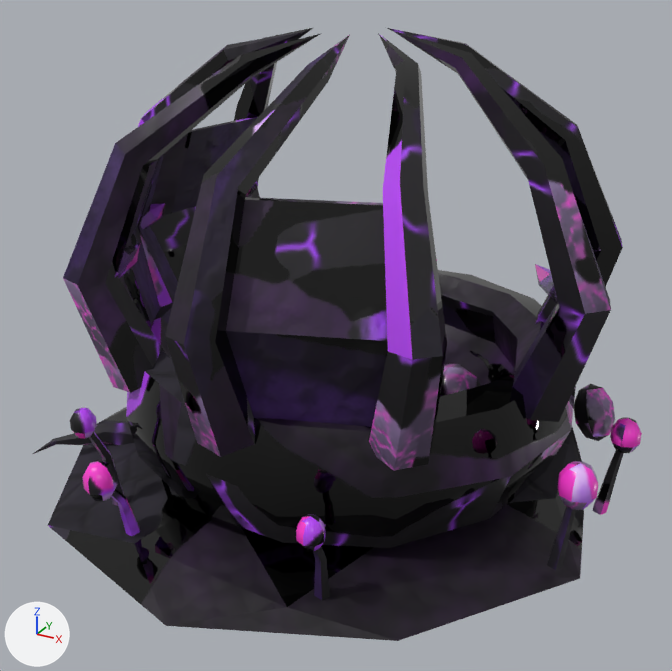
Renders of the FBX model modelos/catalogo/edificios_monstruos/nido_monstruo/nido_monstruo.fbx from each side of a commit.
Before and after are seen from a 50 mm lens placed at (0.175, -0.329, 0.222), pointed at (-0.003, -0.006, 0.06). Arrows for +X, +Y and +Z are at lower left; the lights stay in place. The older version comes first. Where no turn or scale is listed for an object, it has been applied to the vertices. Vertices at exactly the same position are counted once.

Names of what the first picture shows: 'nido_monstruo', 'nido_monstruo_cristal', 'nido_monstruo_neon', 'nido_monstruo_neon_magenta'.
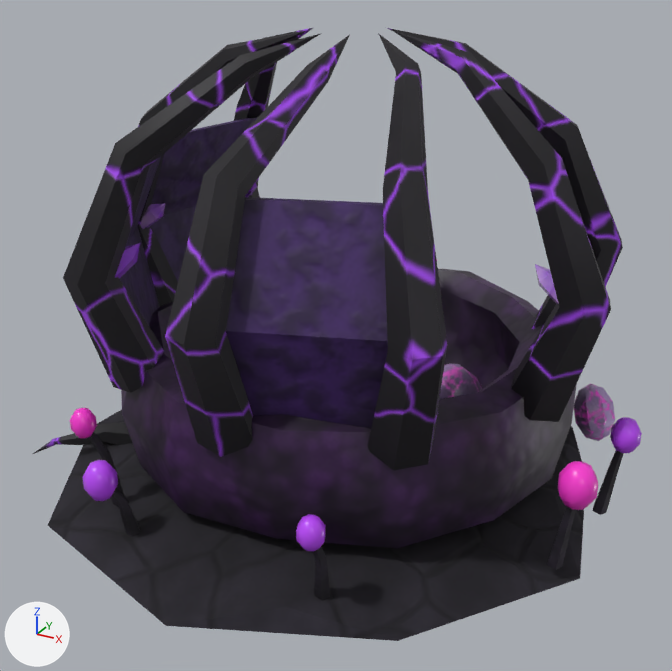
Pixel boxes [x1, y1, x2, y2] of what changed, in the pictures (672 x 671 px; the box of a moved part takes in the faces that stretch with it):
part 1 of me_nido_monstruo_cristal_001, surface changed: [115, 182, 559, 304] in both
part 2 of me_nido_monstruo_001, moved or reshaped: before [126, 270, 576, 548]; after [121, 268, 577, 548]
part 3 of me_nido_monstruo_001, surface changed: [43, 28, 624, 639] in both
part 4 of me_nido_monstruo_neon_magenta_001, surface changed: [70, 258, 598, 510] in both
part 5 of me_nido_monstruo_neon_001, surface changed: [82, 417, 642, 552] in both

The change in detail:
me_nido_monstruo_neon_001 has 174 vertices, 328 faces and spans x -0.138..0.127, y -0.116..0.055, z 0.015..0.056.
me_nido_monstruo_neon_001 is used by ob_nido_monstruo_neon; location (0.0, 0.0, 0.0).
me_nido_monstruo_neon_001 part 5: texture (UV) coordinates of 328 of 328 faces, centred in x -0.137..0.127, y -0.116..0.047, z 0.017..0.055, changed; they spanned u 0.03..0.99, v 0.04..0.99 and now span u 0.0..0.99, v 0.07..1.0.
me_nido_monstruo_cristal_001 has 77 vertices, 126 faces and spans x -0.102..0.102, y -0.104..0.053, z 0.094..0.111.
me_nido_monstruo_cristal_001 is used by ob_nido_monstruo_cristal; location (0.0, 0.0, 0.0).
me_nido_monstruo_cristal_001 part 1: texture (UV) coordinates of 126 of 126 faces, centred in x -0.101..0.101, y -0.103..0.052, z 0.095..0.109, changed; they spanned u 0.0..1.0, v 0.0..0.99 and now span u 0.15..0.99, v 0.02..0.99.
me_nido_monstruo_neon_magenta_001 has 136 vertices, 256 faces and spans x -0.14..0.122, y -0.101..0.126, z 0.035..0.061.
me_nido_monstruo_neon_magenta_001 is used by ob_nido_monstruo_neon_magenta; location (0.0, 0.0, 0.0).
me_nido_monstruo_neon_magenta_001 part 4: texture (UV) coordinates of 256 of 256 faces, centred in x -0.139..0.122, y -0.1..0.125, z 0.036..0.06, changed; they spanned u 0.09..0.97, v 0.2..0.99 and now span u 0.03..1.0, v 0.13..1.0.
me_nido_monstruo_001 has 1197 vertices, 2250 faces and spans x -0.142..0.123, y -0.133..0.142, z -0.014..0.186.
me_nido_monstruo_001 is used by ob_nido_monstruo; location (0.0, 0.0, 0.0).
me_nido_monstruo_001 part 2: 113 of 1197 vertices moved; they spanned x -0.1..0.101, y -0.099..0.1, z 0.001..0.069 and now span x -0.098..0.1, y -0.098..0.098, z 0.0..0.068; mean shift (0.0, 0.0, 0.0); largest move (-0.052, 0.063, 0.069) -> (-0.05, 0.066, 0.065).
me_nido_monstruo_001 part 3: 2161 kept faces spanning x -0.142..0.123, y -0.133..0.142, z -0.014..0.186 get new texture (UV) coordinates.
